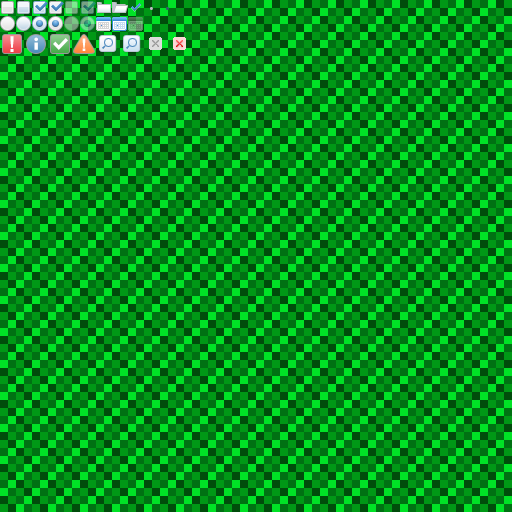
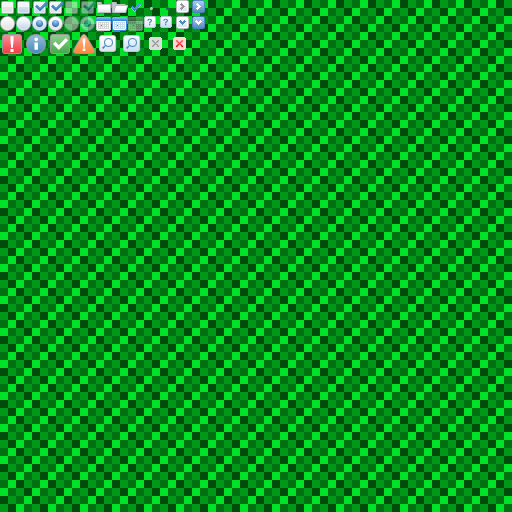
Layer changes from the first 512 × 512 image to the second:
added layer "Layer 2" above "Layer 1" over [left=176, top=0, right=205, bottom=29]
added layer "Layer 1" above "help_icon" over [left=160, top=16, right=173, bottom=30]
added layer "help_icon" above "grids" over [left=144, top=16, right=156, bottom=29]
